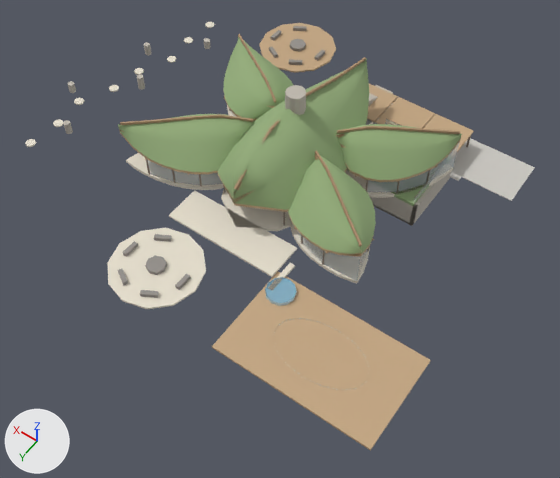
Before and after pictures for a commit that changed the glTF model models/oak-leaf-massing.glb.
Both versions are drawn from a 50 mm lens placed at (-34.6, 51.3, 65.5), pointed at (-3.3, 7.4, -3.5). The axes (+X, +Y, +Z) are drawn at lower left. The lights are the same throughout. The first picture is the older version. Where no turn or scale is listed for an object, it has been applied to the vertices. Vertices at exactly the same position are counted once.

Names of what the first picture shows: 'concrete', 'dark stone', 'glass', 'living roof', 'pool floor', 'river stone', 'stone', 'timber', 'timber deck', 'timber rib', 'water' and 1 more.
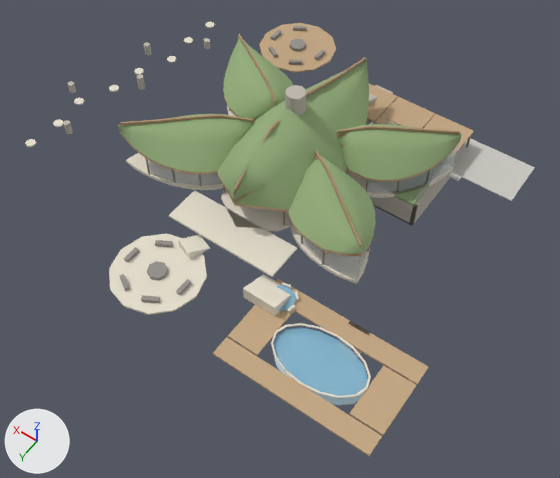
Pixel boxes [x1, y1, x2, y2] of what changed, in the pictures (560 x 478 px; the box of a moved part takes in the faces that stretch with it):
'timber deck', reshaped
    before: [212, 23, 431, 451]
    after: [213, 23, 429, 456]
'stone', reshaped (31% taller)
    before: [25, 22, 453, 309]
    after: [25, 22, 453, 399]
'water', moved, rescaled
    before: [265, 278, 296, 303]
    after: [273, 285, 368, 396]
'dark stone', reshaped
    before: [118, 26, 325, 298]
    after: [119, 26, 325, 303]
'pool floor', reshaped
    before: [265, 277, 370, 390]
    after: [273, 354, 365, 406]
part 1 of me_stone, moved or reshaped
    before: [107, 228, 206, 309]
    after: [109, 233, 207, 315]
part 2 of me_stone, deleted
    before: [268, 263, 295, 290]
part 3 of me_stone, added
    after: [243, 274, 371, 399]
part 4 of me_stone, added (pale yellow)
    after: [178, 235, 210, 259]
part 5 of me_dark_stone, moved or reshaped
    before: [145, 255, 167, 275]
    after: [147, 261, 168, 281]
part 6 of me_dark_stone, moved or reshaped
    before: [123, 241, 138, 257]
    after: [124, 247, 140, 262]
part 7 of me_dark_stone, moved or reshaped
    before: [154, 234, 172, 242]
    after: [155, 240, 173, 247]
part 8 of me_dark_stone, moved or reshaped
    before: [175, 273, 191, 290]
    after: [176, 279, 192, 295]
part 9 of me_dark_stone, moved or reshaped
    before: [140, 290, 159, 298]
    after: [141, 295, 160, 303]
part 10 of me_dark_stone, moved or reshaped
    before: [118, 269, 128, 285]
    after: [119, 274, 130, 291]
part 11 of me_timber_deck, moved or reshaped
    before: [212, 272, 431, 451]
    after: [276, 279, 429, 385]
part 12 of me_timber_deck, added (beige)
    after: [213, 337, 382, 456]
part 13 of me_timber_deck, added (beige)
    after: [349, 365, 416, 436]
part 14 of me_timber_deck, added (beige)
    after: [228, 305, 293, 356]
part 15 of me_pool_floor, added (mostly hidden)
    after: [273, 354, 365, 406]
part 16 of me_pool_floor, deleted
    before: [275, 318, 370, 390]
part 17 of me_pool_floor, deleted
    before: [265, 277, 297, 306]

Edits to the bpy script that builds the scene:
```text
Change me_stone:
    remove me_stone.from_pydata(...)  # 540 vertices, 1000 faces; spans x -15.0..28.7, y -15.6..25.2, z -3.3..3.7
    add me_stone.from_pydata(...)  # 908 vertices, 1704 faces; spans x -21.4..28.7, y -15.6..25.2, z -3.5..3.7
    me_stone part 1: the loose piece of 26 vertices spanning x -1.7..8.7, y 14.8..25.2, z -0.2..0.0 is moved by (0.0, 0.0, -1.0)
    me_stone part 2: the loose piece of 10 vertices spanning x -8.1..-7.5, y 11.5..15.5, z -0.3..0.0 is deleted
    me_stone part 3: 328 vertices added at x -21.4..-5.5, y 13.0..21.8, z -3.5..0.0
    me_stone part 4: 50 vertices added at x 1.0..3.9, y 13.6..16.8, z -1.1..0.0
Change me_dark_stone:
    where me_dark_stone.from_pydata(...)  # 146 vertices, 240 faces; spans x -1.6..16.9, y -23.3..23.8, z -1.3..0.4
    me_dark_stone part 5: the loose piece of 18 vertices spanning x 2.4..4.6, y 18.9..21.1, z 0.0..0.4 is moved by (0.0, 0.0, -1.0)
    me_dark_stone part 6: the loose piece of 10 vertices spanning x 6.8..7.3, y 19.1..20.9, z 0.0..0.4 is moved by (0.0, 0.0, -1.0)
    me_dark_stone part 7: the loose piece of 10 vertices spanning x 4.4..6.2, y 16.2..17.5, z 0.0..0.4 is moved by (0.0, 0.0, -1.0)
    me_dark_stone part 8: the loose piece of 10 vertices spanning x -0.3..0.2, y 19.1..20.9, z 0.0..0.4 is moved by (0.0, 0.0, -1.0)
    me_dark_stone part 9: the loose piece of 10 vertices spanning x 0.8..2.6, y 22.5..23.8, z 0.0..0.4 is moved by (0.0, 0.0, -1.0)
    me_dark_stone part 10: the loose piece of 10 vertices spanning x 4.4..6.2, y 22.5..23.8, z 0.0..0.4 is moved by (0.0, 0.0, -1.0)
Change me_timber_deck:
    remove me_timber_deck.from_pydata(...)  # 36 vertices, 64 faces; spans x -25.0..18.2, y -24.7..24.0, z -1.5..-0.3
    add me_timber_deck.from_pydata(...)  # 66 vertices, 112 faces; spans x -25.0..18.2, y -24.7..24.0, z -1.9..-1.3
    me_timber_deck part 11: the loose piece of 10 vertices spanning x -25.0..-7.0, y 13.0..24.0, z -0.6..-0.3 is scaled about its middle by (1, 0.205, 1), then moved by (0.0, -4.4, -1.3)
    me_timber_deck part 12: the loose piece of 10 vertices spanning x -25.0..-7.0, y 13.0..24.0, z -0.6..-0.3 is copied, and the copy is scaled about its middle by (1, 0.205, 1), then moved by (0.0, 4.4, -1.3); it spans x -25.0..-7.0, y 21.8..24.0, z -1.9..-1.6
    me_timber_deck part 13: the loose piece of 10 vertices spanning x -25.0..-7.0, y 13.0..24.0, z -0.6..-0.3 is copied, and the copy is scaled about its middle by (0.203, 0.564, 1), then moved by (-7.2, 0.0, -1.3); it spans x -25.0..-21.4, y 15.4..21.6, z -1.9..-1.6
    me_timber_deck part 14: the loose piece of 10 vertices spanning x -25.0..-7.0, y 13.0..24.0, z -0.6..-0.3 is copied, and the copy is scaled about its middle by (0.203, 0.564, 1), then moved by (7.2, 0.0, -1.3); it spans x -10.6..-7.0, y 15.4..21.6, z -1.9..-1.6
Change me_pool_floor:
    remove me_pool_floor.from_pydata(...)  # 58 vertices, 84 faces; spans x -21.2..-7.2, y 13.4..21.6, z -2.1..0.15
    add me_pool_floor.from_pydata(...)  # 60 vertices, 112 faces; spans x -21.2..-7.2, y 13.4..21.6, z -3.51..-2.13
    me_pool_floor part 15: a new loose piece, a 16-sided cylinder along z spanning x -21.2..-10.8, y 15.4..21.6, z -3.507..-3.408, in mat_pool_floor (cyan #c4e1ed)
    me_pool_floor part 16: the loose piece of 33 vertices spanning x -21.2..-10.8, y 15.4..21.6, z -2.1..-0.25 is deleted
    me_pool_floor part 17: the loose piece of 25 vertices spanning x -10.4..-7.2, y 13.4..16.6, z -1.3..0.15 is deleted
    other edits to the shape of me_pool_floor do not show in these pictures
Change me_water:
    remove me_water.from_pydata(...)  # 30 vertices, 28 faces; spans x -21.2..-7.2, y 13.4..21.6, z -0.5..0.0
    add me_water.from_pydata(...)  # 30 vertices, 28 faces; spans x -21.2..-7.2, y 13.4..21.6, z -1.96..-1.28
    me_water part 18: the whole mesh is scaled about its middle by (1, 1, 1.36), then moved by (0.0, 0.0, -1.37)
```
